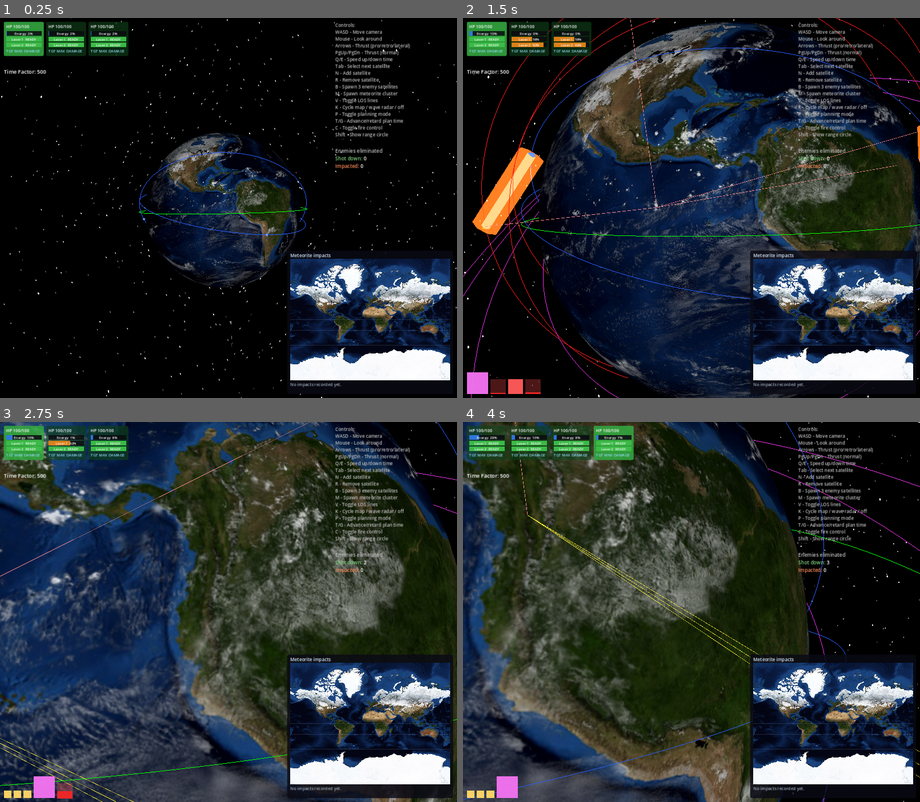
Above: before the commit, frames 1-4 (two rows, left to right).
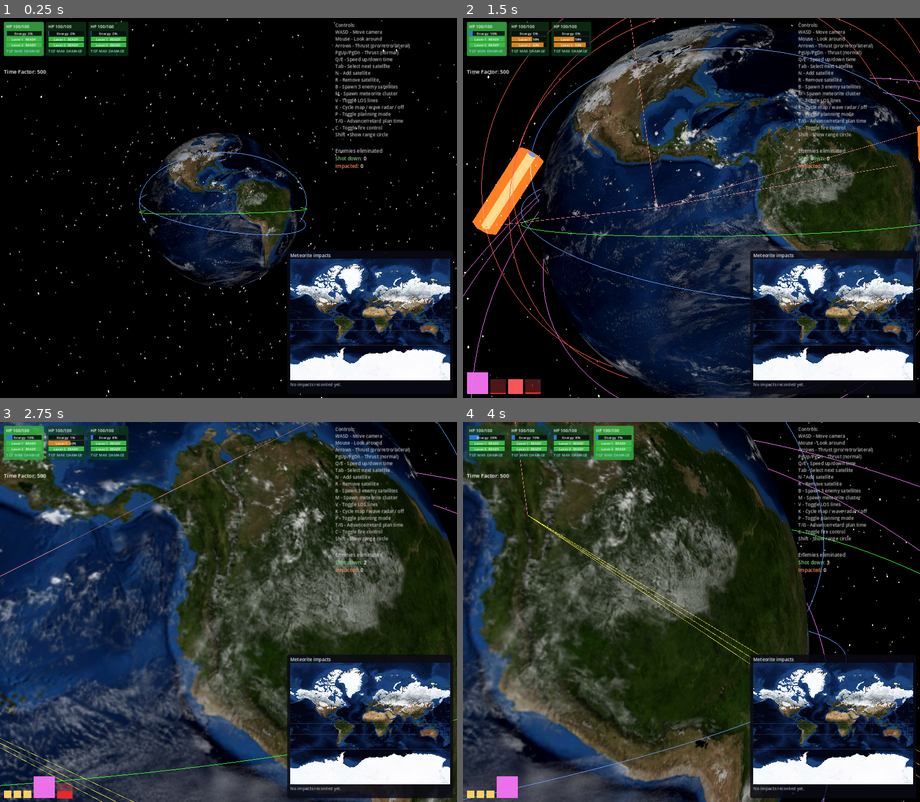
Above: after the commit, the same moments.

Repository: mellenburg/game
Game: Godot game, scene res://scenes/main.tscn
Two runs of this game, one before a commit and one after it. Both use one fixed random seed, a clock stepped at 60 frames per second and the inputs below.
Inputs (mouse positions are in pixels of both pictures, inside the frame that each line leads up to):
- Up to frame 1 (0.25 s): no input
- Up to frame 2 (1.5 s): tap Enter at 0.5 s; move the mouse to (714, 208) at 0.52 s; hold W (move_forward) from 0.53 s (still down); tap J (add_decaying_enemy) at 0.6 s; move the mouse to (668, 208) at 1.27 s; tap B (add_enemies) at 1.35 s
- Up to frame 3 (2.75 s): keep holding W (move_forward); move the mouse to (237, 604) at 2.02 s; tap M (add_meteorites) at 2.1 s
- Up to frame 4 (4 s): keep holding W (move_forward); move the mouse to (686, 619) at 2.77 s; tap N (add_satellite) at 2.85 s; move the mouse to (723, 615) at 3.52 s; hold T (planning_advance) from 3.53 s (still down)

The runs differ from the first frame. In frame 1, 0.2% of the frame differs, in the area x 30-68%, y 35-58%; in frame 2, 1.0%, in the area x 0-100%, y 0-100%; in frame 3, 0.1%; in frame 4, 0.3%.

Commit message:
Throttle orbit rendering and share combat candidate list
Decouple OrbitalPath rebuilds from the physics tick: move render_orbit
out of _physics_process into a 15 Hz wall-clock loop in _process. At
high time_factor the cached-shape early-out already skipped most work,
but meteorite trajectories and decaying spirals rebuild every tick by
construction (nu sweeps with the body), so a 20-body wave was paying
1200+ surface re-allocations per second.

Pair it with an in-place vertex update path in OrbitalPath: when the
vertex count is unchanged, rewrite the position buffer via
surface_update_vertex_region instead of re-creating the surface. Drop
the redundant per-vertex color array — every vertex shared one color,
already set on the material via albedo_color.

Combat: build the alive-and-orbit-alive candidate list once per tick
in _process_combat and share it across every weapon's targeting query
instead of re-walking real_satellites for each. The per-attacker team
filter moves to the inner loop where it belongs.

Mobile texture variants and the SpawnDirector/CombatController split
are tracked in README.md under the new performance backlog.

Diff:
--- a/godot/scripts/earth_system.gd
+++ b/godot/scripts/earth_system.gd
@@ -175,6 +175,15 @@
 const MAP_MODE_COUNT: int = 3
 var map_mode: int = MAP_MODE_SURFACE
 
+# Wall-clock cadence at which orbit visuals get rebuilt. Decoupled from
+# the physics tick: the orbit/trajectory mesh doesn't need to refresh
+# at 60 Hz — at high time_factor the orbit shape is cached anyway, and
+# meteorite/decaying-spiral geometry that *does* rebuild per tick is
+# visually indistinguishable above ~15 Hz. Rebuilding at this rate
+# avoids 1200+ surface re-allocations per second during a 20-body wave.
+const ORBIT_RENDER_INTERVAL: float = 1.0 / 15.0
+var _orbit_render_accum: float = ORBIT_RENDER_INTERVAL
+
 var satellites: Array[Satellite]:
 	get: return planning_satellites if planning_mode else real_satellites
 
@@ -212,6 +221,7 @@
 	_tick_meteorite_waves(delta)
 	_auto_switch_map_mode()
 	_update_range_circle()
+	_render_orbits(delta)
 	hud.update_hud(self, planning_mode, time_factor, planning_dt)
 	hud.draw_target_lines(self, camera)
 
@@ -226,8 +236,6 @@
 		sat.advance_time(sim_delta)
 	_process_combat(sim_delta)
 	_remove_dead_satellites()
-	for sat in real_satellites:
-		sat.render_orbit(true)
 
 	if planning_mode:
 		_sync_planning_to_reality()
@@ -241,11 +249,26 @@
 			plan_sat.clone_orbit_from(real_satellites[i])
 			if plan_sat.orbit_alive and plan_sat.alive and window > 0.0:
 				plan_sat.advance_time(window)
-			plan_sat.render_orbit(i == planning_selected)
 			plan_sat.visible = true
 	else:
 		for sat in planning_satellites:
 			sat.visible = false
+
+
+# Throttled orbit-visual rebuild. Lives in _process so the cadence is
+# wall-clock and time_factor-independent — the underlying orbit math
+# already advanced this frame in _physics_process; we just refresh the
+# line strip(s) at human-perceptual rates.
+func _render_orbits(delta: float) -> void:
+	_orbit_render_accum += delta
+	if _orbit_render_accum < ORBIT_RENDER_INTERVAL:
+		return
+	_orbit_render_accum = 0.0
+	for sat in real_satellites:
+		sat.render_orbit(true)
+	if planning_mode:
+		for i in range(planning_satellites.size()):
+			planning_satellites[i].render_orbit(i == planning_selected)
 
 
 # Charge each satellite's energy pool, then either fire each weapon
@@ -254,6 +277,11 @@
 # heating; weapons that don't fire this tick cool toward ready instead.
 # Tower-defense: no player input needed.
 func _process_combat(sim_delta: float) -> void:
+	# One alive-and-orbit-alive scan per tick instead of one per weapon —
+	# the cheap pre-filter shared across every targeting query collapses
+	# the inner loop's work to envelope-distance + LOS, which is what
+	# actually depends on the attacker.
+	var candidates := _collect_targetable()
 	for sat in real_satellites:
 		if not sat.alive:
 			continue
@@ -262,7 +290,7 @@
 			var w: Weapon = sat.weapons[w_idx]
 			var fired := false
 			if w.can_fire(sat):
-				var target := _pick_target_for_weapon(sat, w)
+				var target := _pick_target_for_weapon(sat, w, candidates)
 				if target != null and w.fire(sat, target, sim_delta):
 					fired = true
 					hud.register_hit(sat, target)
@@ -271,7 +299,23 @@
 				w.tick(sim_delta)
 
 
-func _pick_target_for_weapon(attacker: Satellite, w: Weapon) -> Satellite:
+# Bodies that can plausibly be shot at this tick. The team check is
+# left to the per-attacker pass (an attacker's valid targets are the
+# bodies on the *opposing* team) but everything else — alive flags,
+# orbit_alive, dead-but-not-yet-swept entries — is universal and gets
+# filtered once here so each weapon's inner loop touches a smaller
+# array.
+func _collect_targetable() -> Array[Satellite]:
+	var out: Array[Satellite] = []
+	for sat in real_satellites:
+		if sat.alive and sat.orbit_alive:
+			out.append(sat)
+	return out
+
+
+func _pick_target_for_weapon(
+	attacker: Satellite, w: Weapon, candidates: Array[Satellite]
+) -> Satellite:
 	# Two-key lexicographic ranking. In MAX_DAMAGE mode the primary key is
 	# distance² (closest wins, so range-falloff damage is highest). In
 	# MAX_DANGER mode the primary key is predicted time-to-impact (soonest
@@ -285,8 +329,10 @@
 	var best: Satellite = null
 	var best_t := INF
 	var best_d2 := INF
-	for other in real_satellites:
+	for other in candidates:
 		if other == attacker:
+			continue
+		if other.team == attacker.team:
 			continue
 		if not w.is_target_in_engagement_envelope(attacker, other):
 			continue
--- a/godot/scripts/orbital_path.gd
+++ b/godot/scripts/orbital_path.gd
@@ -12,7 +12,10 @@
 var _array_mesh: ArrayMesh
 var _material: StandardMaterial3D
 var _points: PackedVector3Array
-var _colors: PackedColorArray
+# Vertex count of the surface currently uploaded to the GPU. -1 means
+# "no surface yet"; mismatches against `_points.size()` force a full
+# add_surface_from_arrays rebuild instead of an in-place vertex update.
+var _surface_vertex_count: int = -1
 var _last_signature := Vector4(NAN, NAN, NAN, NAN)
 var _last_inc := NAN
 var _last_argp := NAN
@@ -26,24 +29,25 @@
 
 	_material = StandardMaterial3D.new()
 	_material.shading_mode = BaseMaterial3D.SHADING_MODE_UNSHADED
-	_material.vertex_color_use_as_albedo = true
+	# Single uniform color drives the line — the previous port stored a
+	# PackedColorArray of N copies of the same color; that was pure waste
+	# (an extra GPU buffer + per-frame upload) since every vertex shared
+	# the line's tint. Material's albedo_color is the source of truth now.
 	_material.albedo_color = color
 	material_override = _material
 
 	_points = PackedVector3Array()
 	_points.resize(POINTS + 1)
-	_colors = PackedColorArray()
-	_colors.resize(POINTS + 1)
 
 
 ## Recompute orbit geometry only when elements have actually changed past a
 ## small tolerance, then upload the vertex buffer to the cached ArrayMesh.
 func update_orbit(orbit: EarthOrbit) -> void:
 	if not orbit.is_state_valid():
-		_array_mesh.clear_surfaces()
+		_clear_surfaces()
 		return
 	if not is_finite(orbit.a) or not is_finite(orbit.ecc) or orbit.a <= 0.0:
-		_array_mesh.clear_surfaces()
+		_clear_surfaces()
 		return
 
 	var sig := Vector4(orbit.a, orbit.ecc, orbit.raan, orbit.inc)
@@ -88,9 +92,7 @@
 		var ang := TAU * float(i % POINTS) / float(POINTS)
 		var p := a * (cos(ang) - e)
 		var q := b * sin(ang)
-		var pos := (pqw_x * p + pqw_y * q) * SCENE_SCALE
-		_points[i] = pos
-		_colors[i] = color
+		_points[i] = (pqw_x * p + pqw_y * q) * SCENE_SCALE
 
 
 ## Render the inbound arc of a sub-orbital trajectory: from the body's
@@ -102,12 +104,12 @@
 ## cache anything here because the body's nu changes every tick.
 func update_trajectory(orbit: EarthOrbit) -> void:
 	if not orbit.is_state_valid():
-		_array_mesh.clear_surfaces()
+		_clear_surfaces()
 		return
 	var e := orbit.ecc
 	var p_slr := orbit.p_slr
 	if not is_finite(e) or not is_finite(p_slr) or p_slr <= 0.0 or e <= 0.0:
-		_array_mesh.clear_surfaces()
+		_clear_surfaces()
 		return
 	# Surface-crossing true anomaly: r(nu) = p_slr / (1 + e*cos(nu)) = R.
 	# Two solutions ±nu_surf bracket the inbound and outbound crossings;
@@ -117,7 +119,7 @@
 	if cos_nu_surf > 1.0 or cos_nu_surf < -1.0:
 		# Periapsis is above the surface — not a meteorite trajectory.
 		# Fall through to the regular orbit renderer.
-		_array_mesh.clear_surfaces()
+		_clear_surfaces()
 		return
 	var nu_surf := acos(clampf(cos_nu_surf, -1.0, 1.0))
 	# Body is inbound iff r·v < 0 (radius decreasing). The descending
@@ -125,7 +127,7 @@
 	# on that branch, so nu_target = -nu_surf.
 	var r_dot_v := orbit.r.dot(orbit.v)
 	if r_dot_v >= 0.0:
-		_array_mesh.clear_surfaces()
+		_clear_surfaces()
 		return
 	var nu0: float = orbit.nu
 	# orbit.nu is wrapped to (-π, π]; the inbound branch crosses the
@@ -138,7 +140,7 @@
 	if nu_target <= nu0:
 		# Body is already past the surface crossing on the descending
 		# branch — should have been killed; render nothing.
-		_array_mesh.clear_surfaces()
+		_clear_surfaces()
 		return
 
 	# Same perifocal-to-ECI rotation as _compute_points.
@@ -148,15 +150,15 @@
 	var pqw_x := Vector3(co * cw - so * sw * ci,  so * cw + co * sw * ci,  sw * si)
 	var pqw_y := Vector3(-co * sw - so * cw * ci, -so * sw + co * cw * ci, cw * si)
 
+	if _points.size() != POINTS + 1:
+		_points.resize(POINTS + 1)
 	for i in range(POINTS + 1):
 		var t := float(i) / float(POINTS)
 		var nu := lerpf(nu0, nu_target, t)
 		var r_at := p_slr / (1.0 + e * cos(nu))
 		var p_local := r_at * cos(nu)
 		var q_local := r_at * sin(nu)
-		var pos := (pqw_x * p_local + pqw_y * q_local) * SCENE_SCALE
-		_points[i] = pos
-		_colors[i] = color
+		_points[i] = (pqw_x * p_local + pqw_y * q_local) * SCENE_SCALE
 
 	_upload_surface()
 	_material.albedo_color = color
@@ -184,7 +186,7 @@
 ## window into "how many cycles before this thing impacts".
 func update_decaying_spiral(orbit: EarthOrbit) -> void:
 	if not orbit.is_state_valid():
-		_array_mesh.clear_surfaces()
+		_clear_surfaces()
 		return
 	var ecc0 := orbit.ecc
 	var p0 := orbit.p_slr
@@ -192,19 +194,19 @@
 		not is_finite(ecc0) or not is_finite(p0)
 		or p0 <= 0.0 or ecc0 <= 0.0
 	):
-		_array_mesh.clear_surfaces()
+		_clear_surfaces()
 		return
 
 	var segs := _build_decaying_segments(orbit)
 	if segs.is_empty():
-		_array_mesh.clear_surfaces()
+		_clear_surfaces()
 		return
 
 	var total_sweep := 0.0
 	for seg in segs:
 		total_sweep += seg["nu_end"] - seg["nu_start"]
 	if total_sweep <= 0.0:
-		_array_mesh.clear_surfaces()
+		_clear_surfaces()
 		return
 
 	# Allocate points proportional to nu sweep, with a floor per segment
@@ -220,11 +222,10 @@
 		counts[i] = n
 		total_pts += n
 
-	# Resize the cached buffers so the spiral writes in place — no per-
+	# Resize the cached buffer so the spiral writes in place — no per-
 	# frame Vector3Array allocation, matching the rest of this file.
 	if _points.size() != total_pts:
 		_points.resize(total_pts)
-		_colors.resize(total_pts)
 
 	# Plane (raan, inc) is invariant across in-plane perigee burns; only
 	# argp flips when a halving over-shoots r_p (the orientation flip).
@@ -258,11 +259,9 @@
 			)
 			var nu := lerpf(nu_a, nu_b, t)
 			var r_at: float = seg_p / (1.0 + seg_e * cos(nu))
-			var pos := (
+			_points[write_idx] = (
 				pqw_x * (r_at * cos(nu)) + pqw_y * (r_at * sin(nu))
 			) * SCENE_SCALE
-			_points[write_idx] = pos
-			_colors[write_idx] = color
 			write_idx += 1
 
 	_upload_surface()
@@ -404,14 +403,33 @@
 	return candidate
 
 
+func _clear_surfaces() -> void:
+	_array_mesh.clear_surfaces()
+	_surface_vertex_count = -1
+
+
 func _upload_surface() -> void:
+	# Fast path: vertex count is unchanged, so the GPU buffer is the
+	# right size — rewrite positions in place instead of re-creating
+	# the surface. Matters most for meteorite trajectories and the
+	# decaying spiral, both of which rebuild every render tick (their
+	# nu sweeps with the body), so the slow path was 1+ surface
+	# re-allocation per body per frame at MVP wave sizes.
+	if (
+		_array_mesh.get_surface_count() == 1
+		and _surface_vertex_count == _points.size()
+	):
+		_array_mesh.surface_update_vertex_region(
+			0, 0, _points.to_byte_array()
+		)
+		return
 	_array_mesh.clear_surfaces()
 	var arrays := []
 	arrays.resize(Mesh.ARRAY_MAX)
 	arrays[Mesh.ARRAY_VERTEX] = _points
-	arrays[Mesh.ARRAY_COLOR] = _colors
 	_array_mesh.add_surface_from_arrays(Mesh.PRIMITIVE_LINE_STRIP, arrays)
 	_array_mesh.surface_set_material(0, _material)
+	_surface_vertex_count = _points.size()
 
 
 static func _signature_close(a: Vector4, b: Vector4) -> bool:
Not shown, changed: README.md
